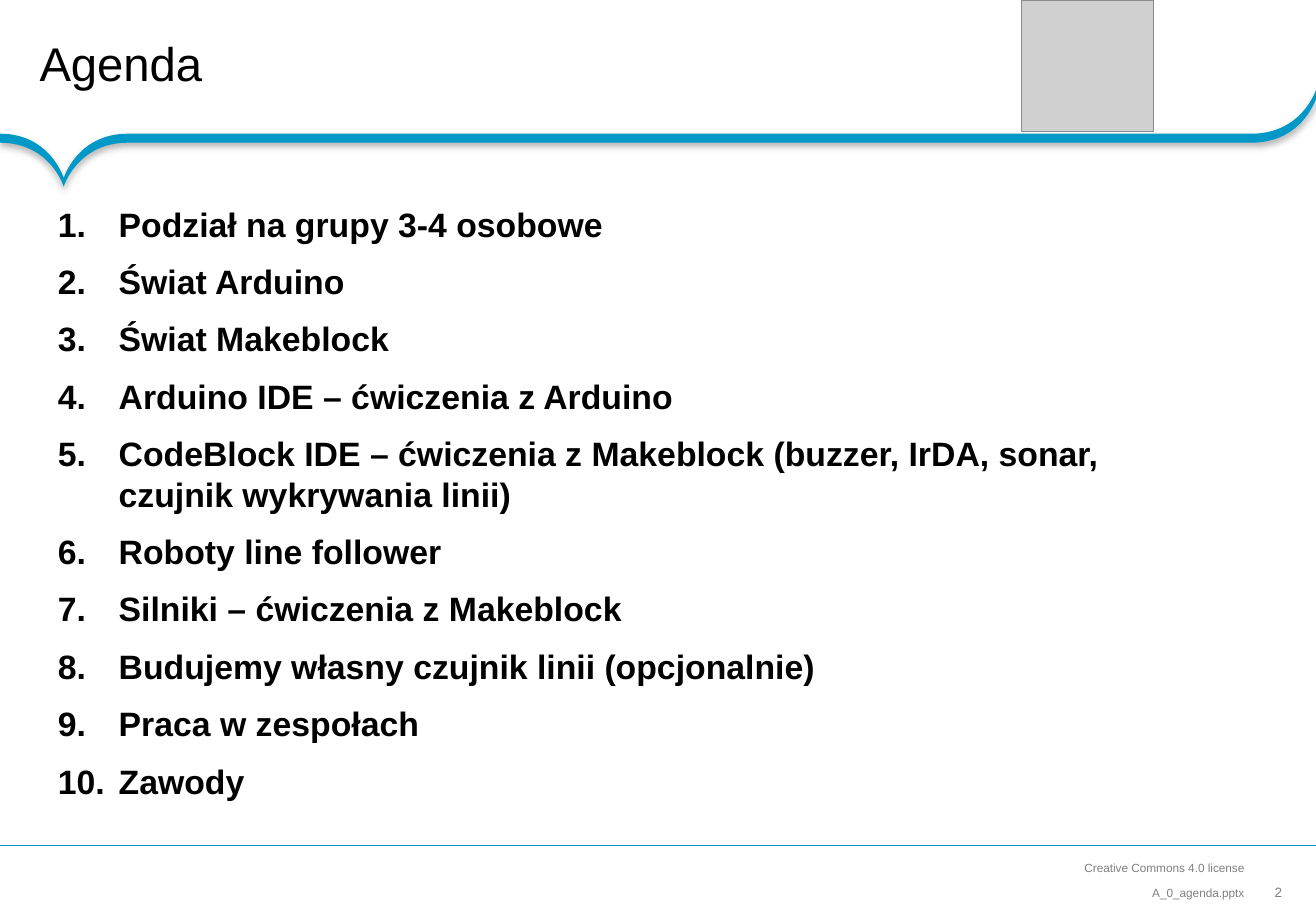
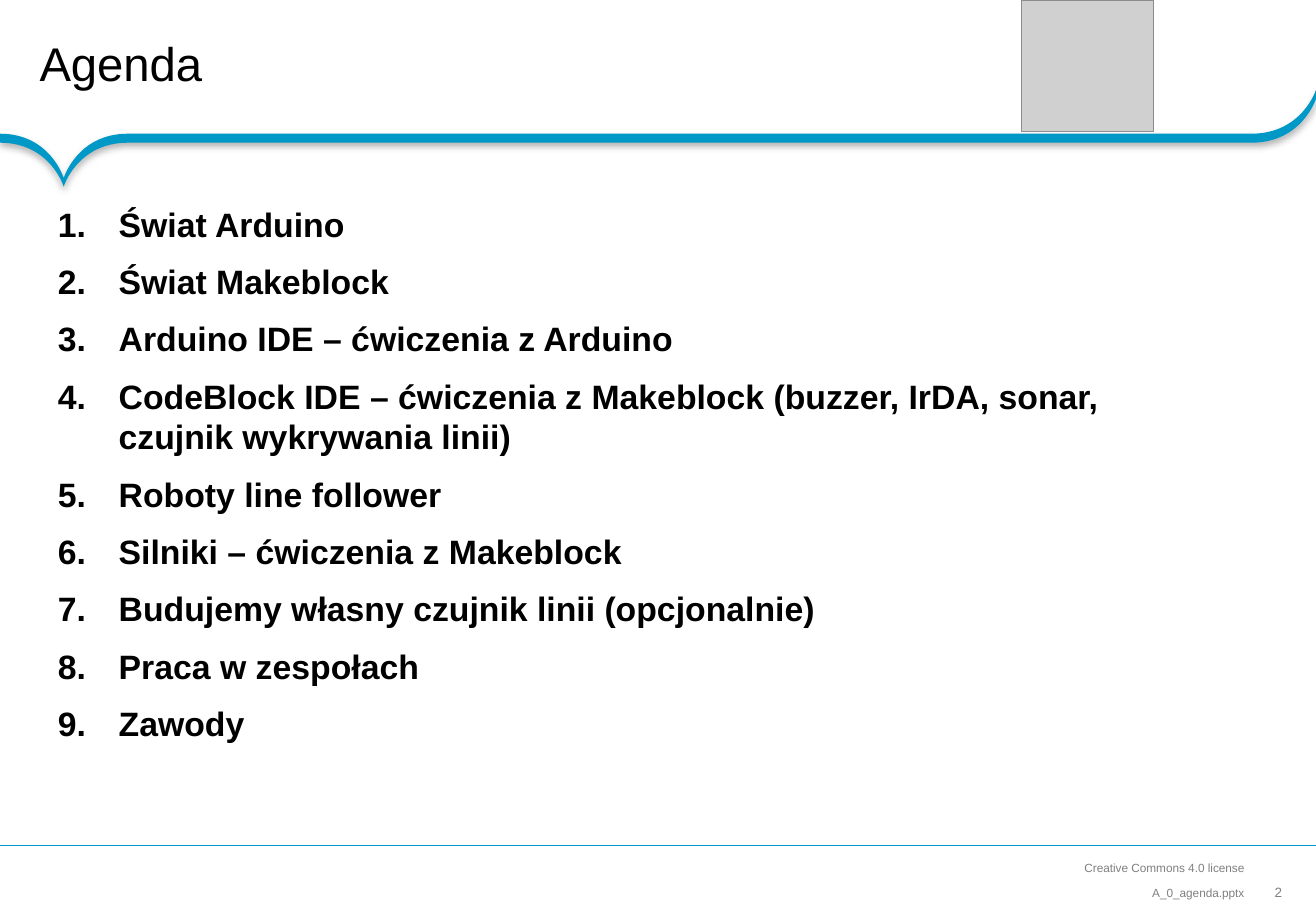
Before and after one commit to RoboCap/arduino, a slide deck: slide 2 of wks/A_0_agenda.pptx. Drawn at 1316x911 pixels with LibreOffice and Linux fonts; fonts in the diff are those of the drawing; grey boxes stand for pictures; background and template pictures are left out. Boxes give left, top, right and bottom in pixels: in the first picture for what was removed or moved away, otherwise in the second. Text is boxed around its words. In the diff, an @@ line names an element or a change of style, - is before the commit and + after.

```diff
--- a/wks/A_0_agenda.pptx
+++ b/wks/A_0_agenda.pptx
@@ text at [119,212,602,243]: paragraph removed @@
-1. Podział na grupy 3-4 osobowe
```
Also in this commit, not shown: 10 other files.
